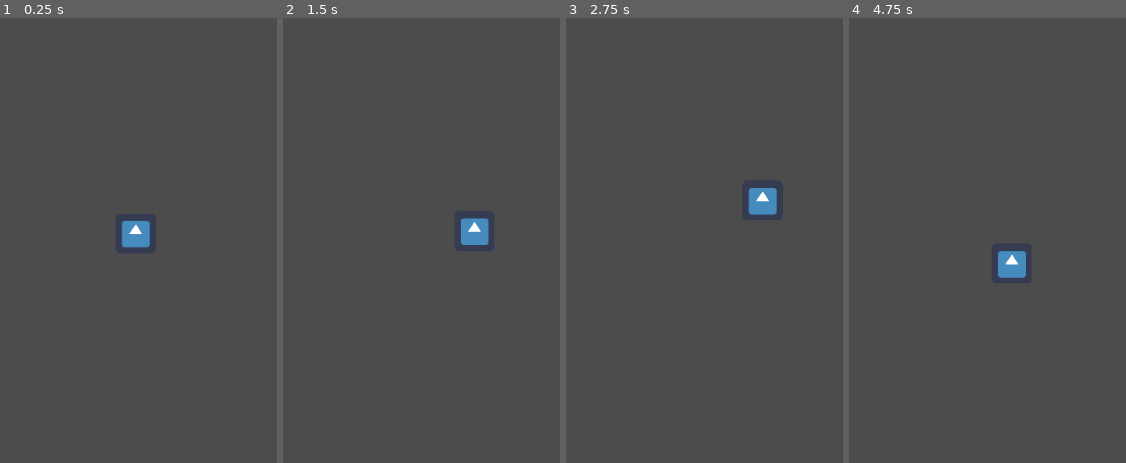
Above: before the commit, frames 1-4 (left to right).
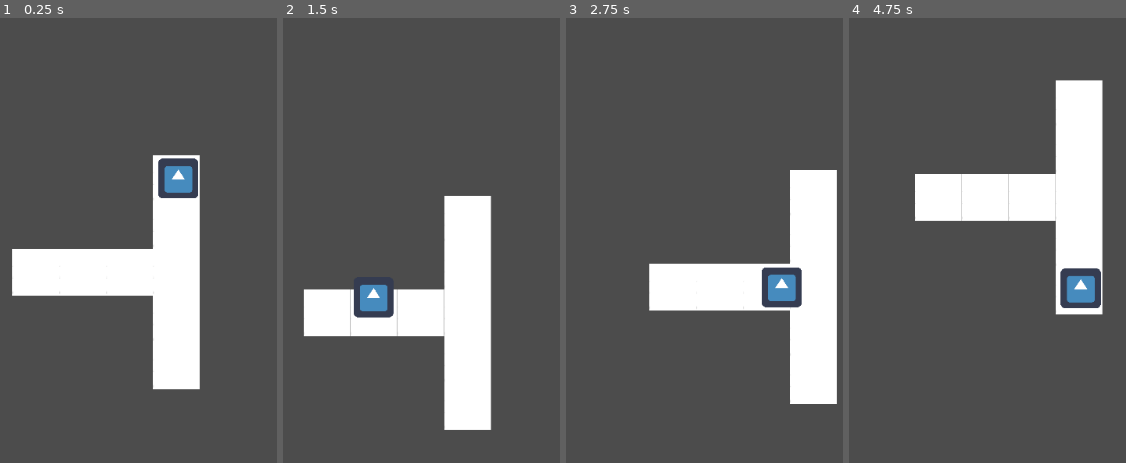
Above: after the commit, the same moments.

Repository: Grupo3-resto/CorridaAgil
Game: Godot game, scene res://main.tscn
Same seed, same stepped clock (60 frames per second), same inputs: the game is played once before the commit and once after it. The engine's default icon, where the game draws it, is replaced by a stand-in: a white triangle on a blue panel in a dark square.
Inputs (mouse positions are in pixels of both pictures, inside the frame that each line leads up to):
- Up to frame 1 (0.25 s): no input
- Up to frame 2 (1.5 s): move the mouse to (outside the picture) at 0.52 s; press the mouse at (outside the picture) at 0.53 s; move the mouse to (294, 276) at 1.27 s; release the mouse at (294, 276) at 1.28 s; click (294, 276) at 1.35 s
- Up to frame 3 (2.75 s): move the mouse to (815, 147) at 2.02 s; press the mouse at (815, 147) at 2.03 s
- Up to frame 4 (4.75 s): move the mouse to (979, 347) at 2.77 s; release the mouse at (979, 347) at 2.78 s; click (979, 347) at 2.85 s; move the mouse to (outside the picture) at 3.52 s; press the mouse at (outside the picture) at 3.53 s; move the mouse to (outside the picture) at 4.27 s; release the mouse at (outside the picture) at 4.28 s; click (outside the picture) at 4.35 s

The runs differ from the first frame. In frame 1, 14% of the frame differs, in the area x 4-73%, y 30-84%; in frame 2, 14%; in frame 3, 14%; in frame 4, 14%, in the area x 23-92%, y 13-67%.
Error after the commit: Invalid get index '8' (on base: 'Array'). (res://TileMap.gd:24)

Commit message:
Tile Map

Diff:
--- a/Game/Player.gd
+++ b/Game/Player.gd
@@ -4,20 +4,15 @@
 
 var target = Vector2()
 var velocity = Vector2()
-var screensize = Vector2()
 
-func _ready():
-	screensize = get_viewport().size
 
-func get_input():
-	if Input.is_action_pressed('click'):
-		target = get_global_mouse_position()
+func start(pos):
+	position = pos
+	target = position
 
 func _process(delta):
-	get_input()
 	velocity = (target - position).normalized() * speed * delta
 
 	if(position - target).length() < 5:
 		velocity = Vector2(0,0)
 	position += velocity
-	#position.y = clamp(position.y, 0, screensize.y)
--- a/Game/Player.tscn
+++ b/Game/Player.tscn
@@ -5,10 +5,10 @@
 
 [node name="Player" type="Node2D"]
 
-position = Vector2( 373.653, 312.172 )
+position = Vector2( 30, 30 )
 scale = Vector2( 0.5, 0.5 )
 script = ExtResource( 1 )
-_sections_unfolded = [ "Transform", "Z Index" ]
+_sections_unfolded = [ "Transform" ]
 __meta__ = {
 "_edit_group_": true
 }
@@ -16,9 +16,10 @@
 
 [node name="Sprite" type="Sprite" parent="." index="0"]
 
+position = Vector2( 4.41064, 6.10352e-005 )
 scale = Vector2( 0.8, 0.8 )
 texture = ExtResource( 2 )
-_sections_unfolded = [ "Transform" ]
+_sections_unfolded = [ "Animation", "Offset", "Transform" ]
 
 [node name="Camera2D" type="Camera2D" parent="." index="1"]
 
--- /dev/null
+++ b/Game/TileMap.gd
@@ -0,0 +1,29 @@
+extends TileMap
+
+var tile_size = get_cell_size()
+var half_tile_size = tile_size / 2
+var grid = get_used_cells ()
+var player_tile = 0
+
+
+func get_center(pos):
+	pos = map_to_world(pos)
+	pos.x += half_tile_size.x
+	pos.y += half_tile_size.y
+	return pos
+
+
+func _ready():
+	$Player.start(get_center(grid[player_tile]))
+	pass
+
+
+func get_input():
+	if Input.is_action_pressed('click'):
+		player_tile += 1
+		$Player.target = get_center(grid[player_tile])
+
+
+func _process(delta):
+	if $Player.velocity == Vector2(0,0):
+		get_input()
--- /dev/null
+++ b/Game/TileMap.tscn
@@ -0,0 +1,31 @@
+[gd_scene load_steps=4 format=2]
+
+[ext_resource path="res://Tile_squares.tres" type="TileSet" id=1]
+[ext_resource path="res://TileMap.gd" type="Script" id=2]
+[ext_resource path="res://Player.tscn" type="PackedScene" id=3]
+
+[node name="TileMap" type="TileMap"]
+
+mode = 0
+tile_set = ExtResource( 1 )
+cell_size = Vector2( 60, 60 )
+cell_quadrant_size = 16
+cell_custom_transform = Transform2D( 1, 0, 0, 1, 0, 0 )
+cell_half_offset = 2
+cell_tile_origin = 0
+cell_y_sort = false
+cell_clip_uv = false
+collision_use_kinematic = false
+collision_friction = 1.0
+collision_bounce = 0.0
+collision_layer = 1
+collision_mask = 1
+occluder_light_mask = 1
+format = 1
+tile_data = PoolIntArray( -131069, 1073741825, 0, -65533, 1073741825, 0, 0, 1073741825, 0, 1, 1073741825, 0, 2, 1073741825, 0, 3, 1073741825, 0, 65539, 1073741825, 0, 131075, 1073741825, 0 )
+script = ExtResource( 2 )
+_sections_unfolded = [ "Cell", "Collision", "Transform" ]
+
+[node name="Player" parent="." index="0" instance=ExtResource( 3 )]
+
+position = Vector2( 179.263, 257.254 )
--- /dev/null
+++ b/Game/TileSet.tscn
@@ -0,0 +1,22 @@
+[gd_scene load_steps=2 format=2]
+
+[ext_resource path="res://asserts/chessboardblackandwhite.png" type="Texture" id=1]
+
+[node name="TileSet" type="Node2D"]
+
+[node name="White Square" type="Sprite" parent="." index="0"]
+
+position = Vector2( 20, 32 )
+texture = ExtResource( 1 )
+offset = Vector2( 10, -2 )
+region_enabled = true
+region_rect = Rect2( 0, 0, 60, 60 )
+_sections_unfolded = [ "Region" ]
+
+[node name="Black Square" type="Sprite" parent="." index="1"]
+
+position = Vector2( 193.039, 29.3223 )
+texture = ExtResource( 1 )
+region_enabled = true
+region_rect = Rect2( 60, 0, 60, 60 )
+_sections_unfolded = [ "Region" ]
--- /dev/null
+++ b/Game/Tile_squares.tres
@@ -0,0 +1,25 @@
+[gd_resource type="TileSet" load_steps=2 format=2]
+
+[ext_resource path="res://asserts/chessboardblackandwhite.png" type="Texture" id=1]
+
+[resource]
+
+0/name = "black square"
+0/texture = ExtResource( 1 )
+0/tex_offset = Vector2( 0, 0 )
+0/modulate = Color( 1, 1, 1, 1 )
+0/region = Rect2( 60, 0, 60, 60 )
+0/is_autotile = false
+0/occluder_offset = Vector2( 30, 30 )
+0/navigation_offset = Vector2( 30, 30 )
+0/shapes = [  ]
+1/name = "white square"
+1/texture = ExtResource( 1 )
+1/tex_offset = Vector2( 0, 0 )
+1/modulate = Color( 1, 1, 1, 1 )
+1/region = Rect2( 0, 0, 60, 60 )
+1/is_autotile = false
+1/occluder_offset = Vector2( 30, 30 )
+1/navigation_offset = Vector2( 30, 30 )
+1/shapes = [  ]
+_sections_unfolded = [ "0", "1" ]
--- a/Game/main.tscn
+++ b/Game/main.tscn
@@ -1,38 +1,9 @@
-[gd_scene load_steps=3 format=2]
+[gd_scene load_steps=2 format=2]
 
-[ext_resource path="res://asserts/Nebula Blue.png" type="Texture" id=1]
-[ext_resource path="res://Player.tscn" type="PackedScene" id=2]
+[ext_resource path="res://TileMap.tscn" type="PackedScene" id=1]
 
 [node name="main" type="Node" index="0"]
 
-[node name="background" type="Sprite" parent="." index="0"]
+[node name="TileMap" parent="." index="0" instance=ExtResource( 1 )]
 
-visible = false
-position = Vector2( 514.005, 114.514 )
-texture = ExtResource( 1 )
-_sections_unfolded = [ "Transform" ]
-
-[node name="Player" parent="." index="1" instance=ExtResource( 2 )]
-
-position = Vector2( 528.489, 287.264 )
-
-[node name="TileMap" type="TileMap" parent="." index="2"]
-
-mode = 0
-tile_set = null
-cell_size = Vector2( 64, 64 )
-cell_quadrant_size = 16
-cell_custom_transform = Transform2D( 1, 0, 0, 1, 0, 0 )
-cell_half_offset = 2
-cell_tile_origin = 0
-cell_y_sort = false
-cell_clip_uv = false
-collision_use_kinematic = false
-collision_friction = 1.0
-collision_bounce = 0.0
-collision_layer = 1
-collision_mask = 1
-occluder_light_mask = 1
-format = 1
-tile_data = PoolIntArray(  )
-_sections_unfolded = [ "Cell", "Collision", "Occluder", "Transform", "Visibility" ]
+position = Vector2( -29.3224, 29.3223 )
Binary file removed: Game/asserts/Nebula Blue.png
Not shown, removed: Game/asserts/Nebula Blue.png.import
Binary file added: Game/asserts/chessboardblackandwhite.png
Not shown, added: Game/asserts/chessboardblackandwhite.png.import
